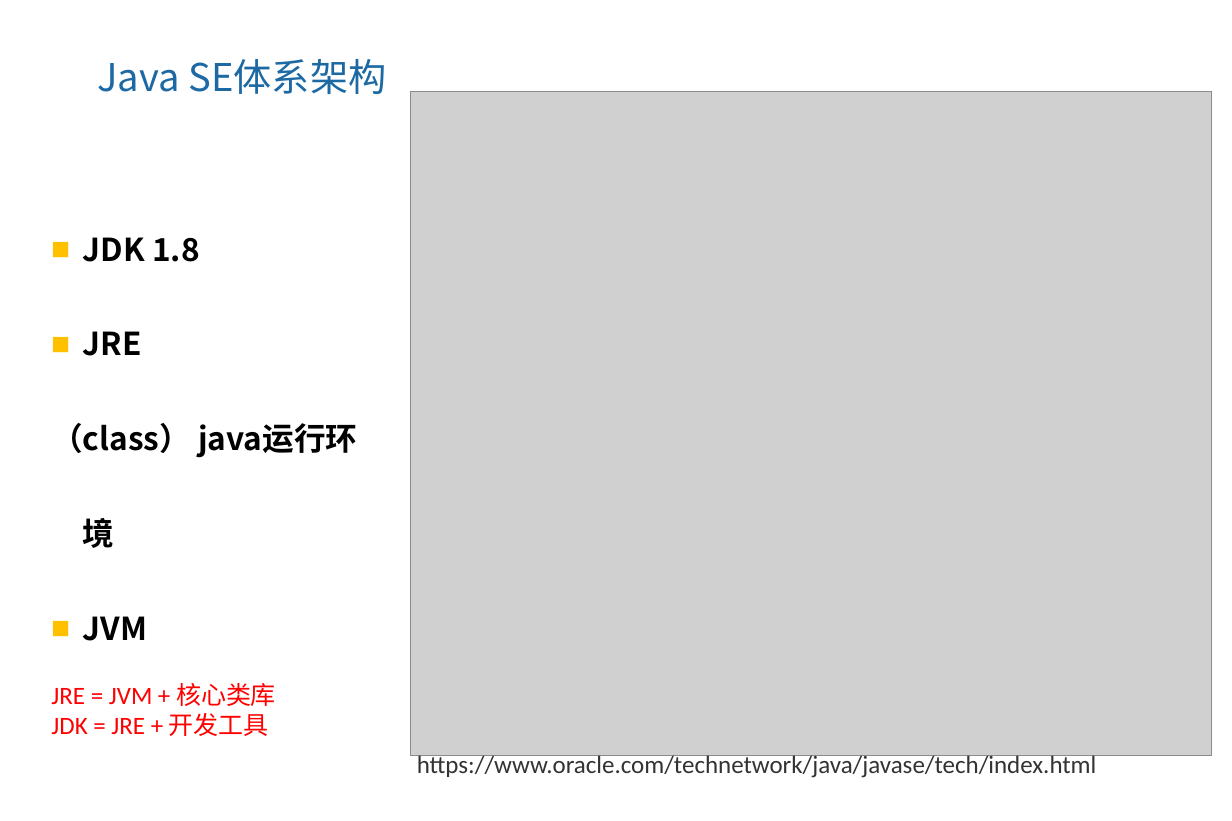
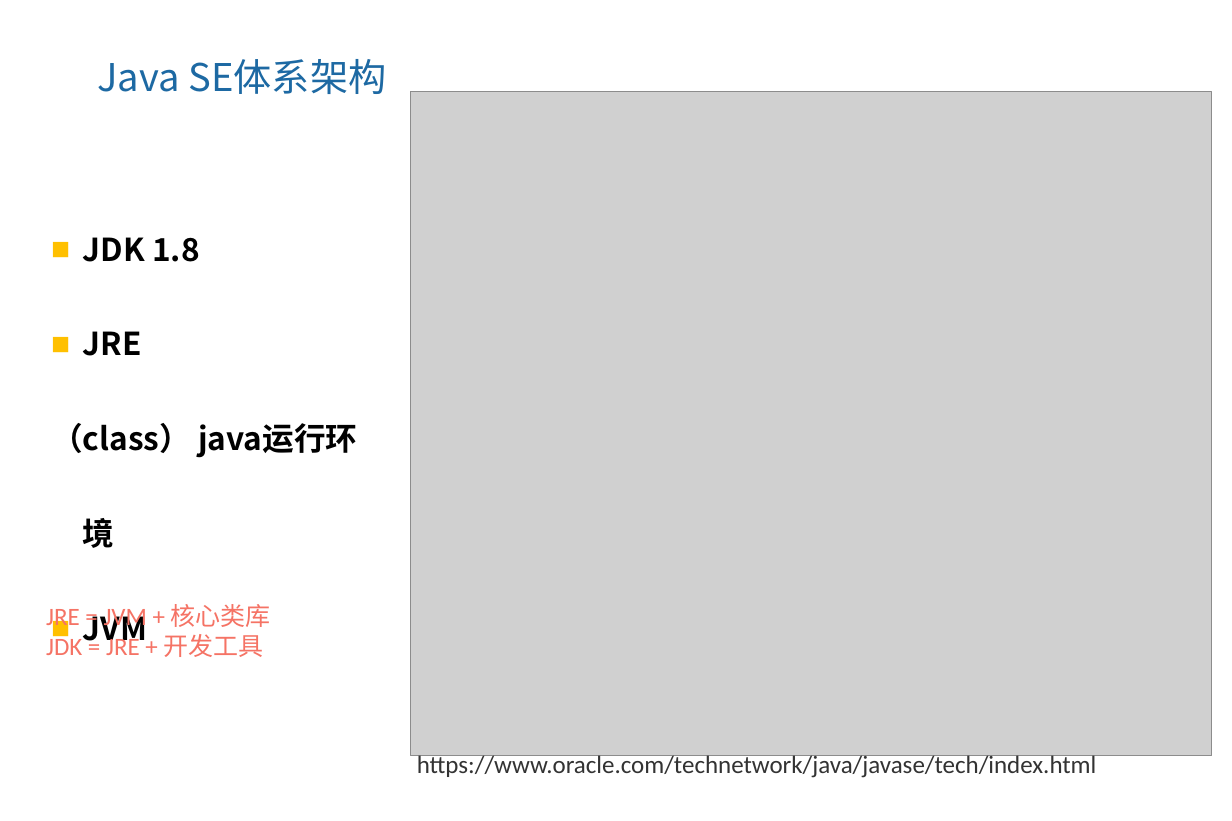
Before and after one commit to ZhangShenao/architect, a slide deck: slide 3 of architect/jvm/1、虚拟机的前世今生，深入理解JVM内存区域.pptx. Drawn at 1232x821 pixels with LibreOffice and Linux fonts; fonts in the diff are those of the drawing; grey boxes stand for pictures; background and template pictures are left out. Boxes give left, top, right and bottom in pixels: in the first picture for what was removed or moved away, otherwise in the second. Text is boxed around its words. In the diff, an @@ line names an element or a change of style, - is before the commit and + after.

```diff
--- a/architect/jvm/1、虚拟机的前世今生，深入理解JVM内存区域.pptx
+++ b/architect/jvm/1、虚拟机的前世今生，深入理解JVM内存区域.pptx
@@ text "JDK 1.8" rewrapped from [51, 237, 200, 641] to [51, 237, 200, 649] @@
@@ text "JRE = JVM + 核心类库": place and size @@
-text "JRE = JVM + 核心类库" at [51, 683, 276, 736]
+text "JRE = JVM + 核心类库" at [46, 604, 271, 657]
@@ text "JRE = JVM + 核心类库" at [46, 604, 271, 657]: text colour #FF0000 to #F57365 @@
```
Also in this commit, not shown: 12 other slides changed, 5 other files.
